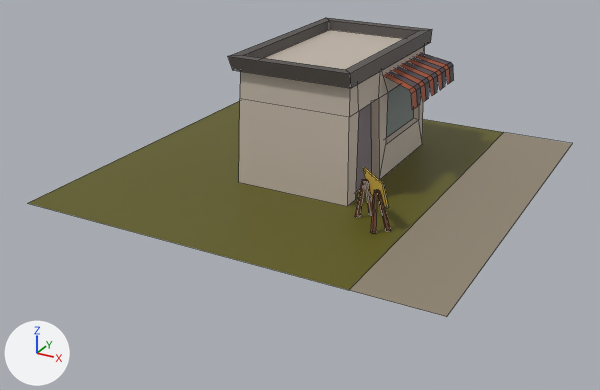
Before and after pictures for a commit that changed the FBX model Assets/Models/Comercio Pequeno.fbx.
The view is the same before and after, from a 50 mm camera at (1.75, -3.43, 1.55) aimed at (-0.05, -0.16, -0.08). The axes (+X, +Y, +Z) are drawn at lower left. The lights are the same throughout. Mesh edges are drawn as thin lines. Where no turn or scale is listed for an object, it has been applied to the vertices. Vertices at the same position are counted once.

Names of what the first picture shows: 'Comércio Pequeno'.
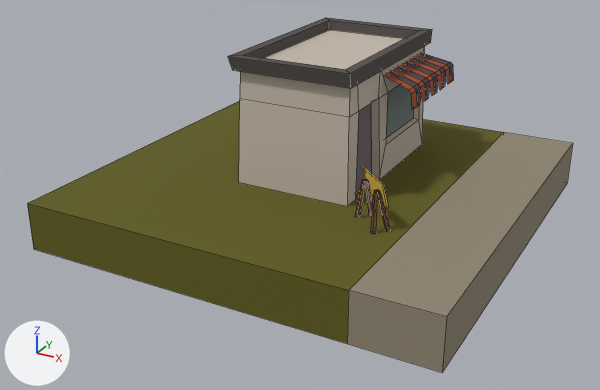
The newer file is also turned or shifted as a whole; pictures and numbers use the older file's frame.

Boxes (x1, y1, x2, y2) around the edits, measured in the pictures (600 x 390 px):
```json
{"object": "Comércio Pequeno", "change": "reshaped", "before": [28, 18, 573, 317], "after": [27, 18, 573, 372], "on screen": "18% taller"}
{"part": 1, "of": "me_comércio_pequeno", "change": "added", "after": [27, 144, 573, 372], "on screen": "yellow"}
```

Edits to the scene script, one JSON object a line:
```json
{"block": "me_comércio_pequeno", "where": "# used by ob_comércio_pequeno; location = (0.0, 0.0, 0.0)"}
{"block": "me_comércio_pequeno", "where": "# verts and faces of me_comércio_pequeno; kept vertices keep their numbers, new ones are numbered from 150"}
{"block": "me_comércio_pequeno", "where": "# before: 0 (-1.0, -1.0, 0.0) at pixel (27, 203), 1 (1.0, -1.0, 0.0) at pixel (446, 316), 2 (-1.0, 1.0, 0.0), 3 (1.0, 1.0, 0.0) at pixel (572, 143), 148 (0.62, -1.0, 0.0) at pixel (348, 290)"}
{"block": "me_comércio_pequeno", "where": "# before: 149 (0.62, 1.0, 0.0) at pixel (503, 132)"}
{"op": "remove", "block": "me_comércio_pequeno", "code": "me_comércio_pequeno.from_pydata(...)  # 150 vertices, 103 faces; spans x -1.0..1.0, y -1.0..1.0, z 0.0..0.62"}
{"op": "add", "block": "me_comércio_pequeno", "code": "me_comércio_pequeno.from_pydata(...)  # 156 vertices, 111 faces; spans x -1.0..1.0, y -1.0..1.0, z -0.23..0.62"}
{"block": "me_comércio_pequeno", "change": "me_comércio_pequeno part 1"}
{"op": "add", "block": "me_comércio_pequeno", "code": "for new, old in zip([*range(150, 156)], [*range(0, 4), 148, 149]): verts[new] = verts[old] + (0.0, 0.0, -0.23)"}
{"op": "add", "block": "me_comércio_pequeno", "code": "faces += [(151, 154, 155, 153), (150, 152, 155, 154), (1, 151, 153, 3), (0, 2, 152, 150), (1, 148, 154, 151), (3, 153, 155, 149)]"}
{"op": "add", "block": "me_comércio_pequeno", "code": "faces += [(0, 150, 154, 148), (2, 149, 155, 152)]"}
```
